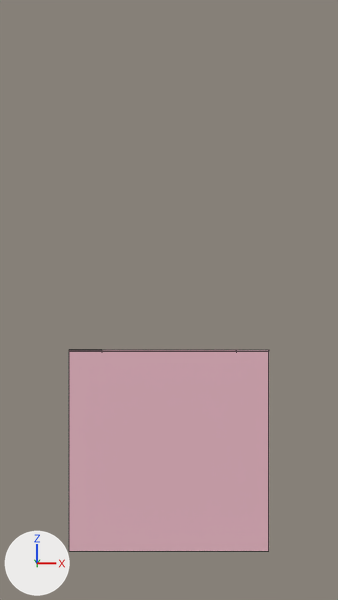
Before and after pictures for a commit that changed the Blender file resources/blender/marble.blend.
Both versions are drawn from the file's camera 'Camera'. The lights are fixed; the arrows at lower left show +X, +Y and +Z. Mesh edges are drawn as thin lines. The same objects are shown in both versions, whatever each file hides.
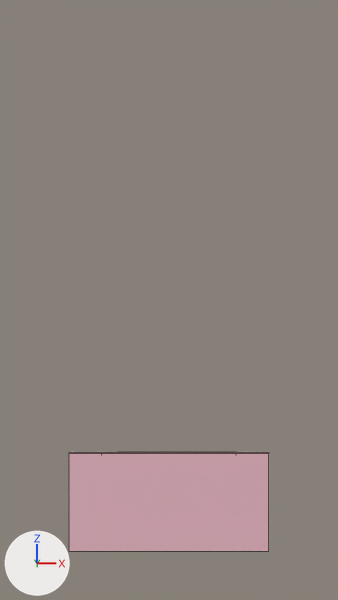
Boxes (x1, y1, x2, y2) around the edits, measured in the pictures (338 x 600 px):
'Cube.002', reshaped (50% shorter)
    before: (69, 350, 269, 551)
    after: (69, 452, 269, 551)

What the commit changed:
me_cube_004 is used by ob_cube_002; location (0.0, 0.0, 0.0); rotation (0.00119, 0.0, 0.0), in degrees (0.1, 0, 0).
me_cube_004 had 16 vertices, 14 faces and spanned x -1.0..1.0, y -9.33..1.01, z -1.0..1.0.
me_cube_004 now has 20 vertices, 12 faces and spans x -1.0..1.0, y -9.33..1.01, z -1.0..-0.02.
Part 1, on me_cube_004:
12 vertices are removed from x -1.0..1.0, y -9.33..1.01, z -0.15..1.0.
13 faces are deleted.
16 vertices are added at x -1.0..1.0, y -9.33..1.01, z -0.36..-0.02.
11 new faces join them.
